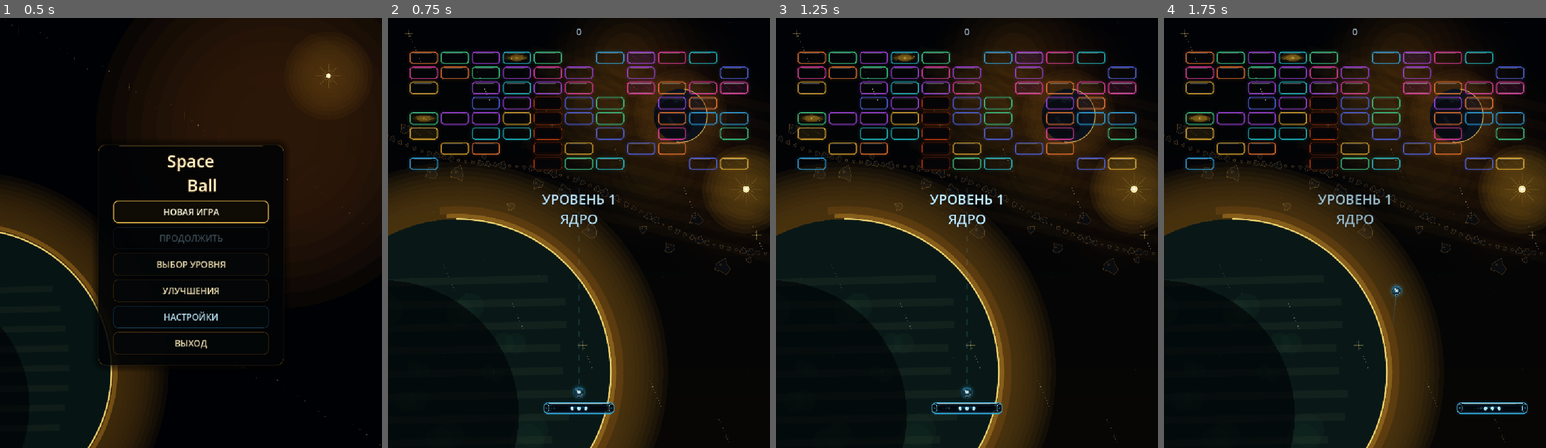
Above: before the commit, frames 1-4 (left to right).
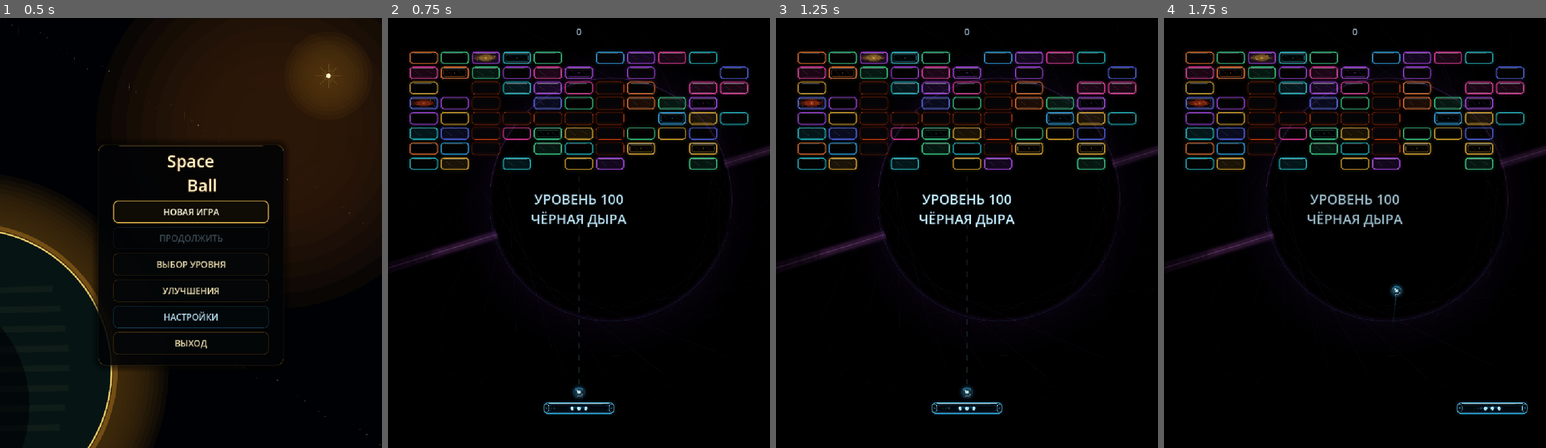
Above: after the commit, the same moments.

Repository: Ardarik421/arkanoid
Game: Godot game, scene res://scenes/main_menu.tscn
The game is run twice, just before and just after one commit, with the same random seed, the same clock (stepped at 60 frames per second) and the same inputs. Sound files missing from this copy of the repository are replaced by a short silence.
Inputs (mouse positions are in pixels of both pictures, inside the frame that each line leads up to):
- Up to frame 1 (0.5 s): no input
- Up to frame 2 (0.75 s): click "НОВАЯ ИГРА" at 0.5 s
- Up to frame 3 (1.25 s): no input
- Up to frame 4 (1.75 s): tap Enter at 1.25 s; move the mouse to (1439, 211) at 1.27 s; hold D (move_right) from 1.28 s (still down); tap Space (launch_ball) at 1.35 s

Frame 1 is identical in both runs. In frame 2, 34% of the frame differs, in the area x 0-100%, y 1-100%; in frame 3, 35%; in frame 4, 35%.

Commit message:
Add Godot generated UIDs after background redesign

Diff:
--- a/scenes/main.tscn
+++ b/scenes/main.tscn
@@ -159,8 +159,7 @@
 script = ExtResource("1_sugp2")
 brick_scene = ExtResource("3_sugp2")
 bonus_scene = ExtResource("5_tbgi4")
-test_start_level = 25
-use_test_level = false
+test_start_level = 100
 test_pattern = 7
 
 [node name="ChapterBackground" type="Node2D" parent="." unique_id=922490815]
Not shown, added: scenes/binary_world_background.gd.uid
Not shown, added: scenes/binary_world_dynamic_layer.gd.uid
Not shown, added: scenes/binary_world_static_layer.gd.uid
Not shown, added: scenes/gravity_fracture_background.gd.uid
Not shown, added: scenes/gravity_fracture_dynamic_layer.gd.uid
Not shown, added: scenes/gravity_fracture_static_layer.gd.uid
Not shown, added: scenes/ice_giant_background.gd.uid
Not shown, added: scenes/ice_giant_dynamic_layer.gd.uid
Not shown, added: scenes/ice_giant_static_layer.gd.uid
Not shown, added: scenes/planet_dynamic_layer.gd.uid
Not shown, added: scenes/planet_space_background.gd.uid
Not shown, added: scenes/planet_static_layer.gd.uid
(and 16 more such lines)
